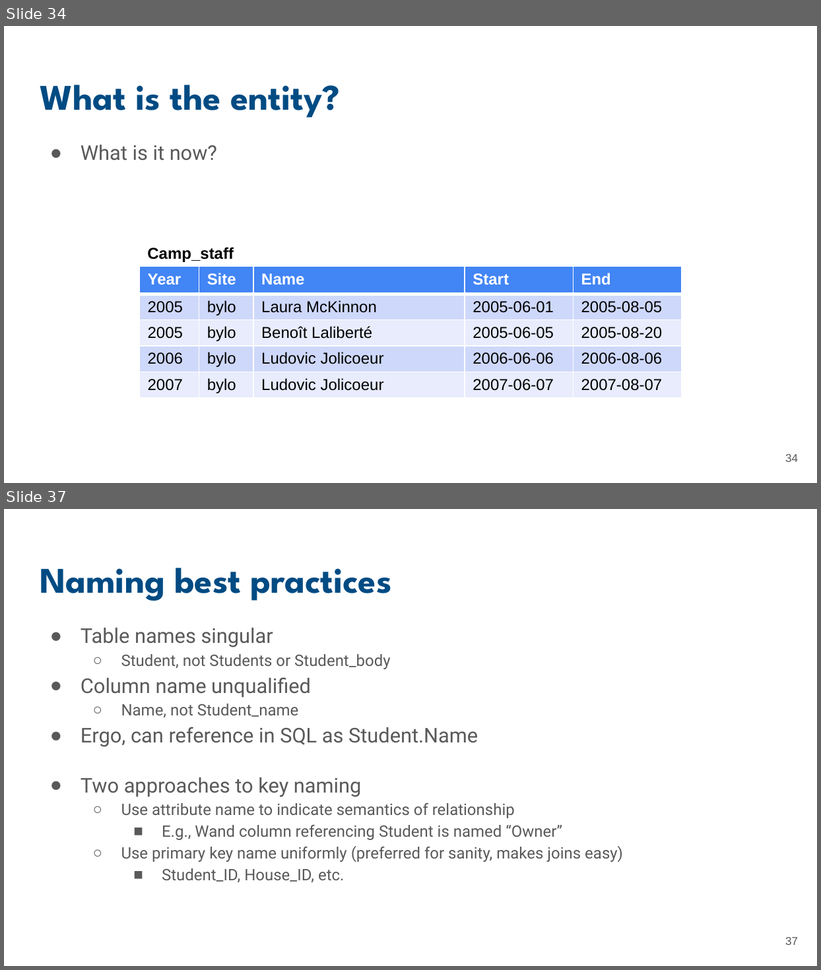
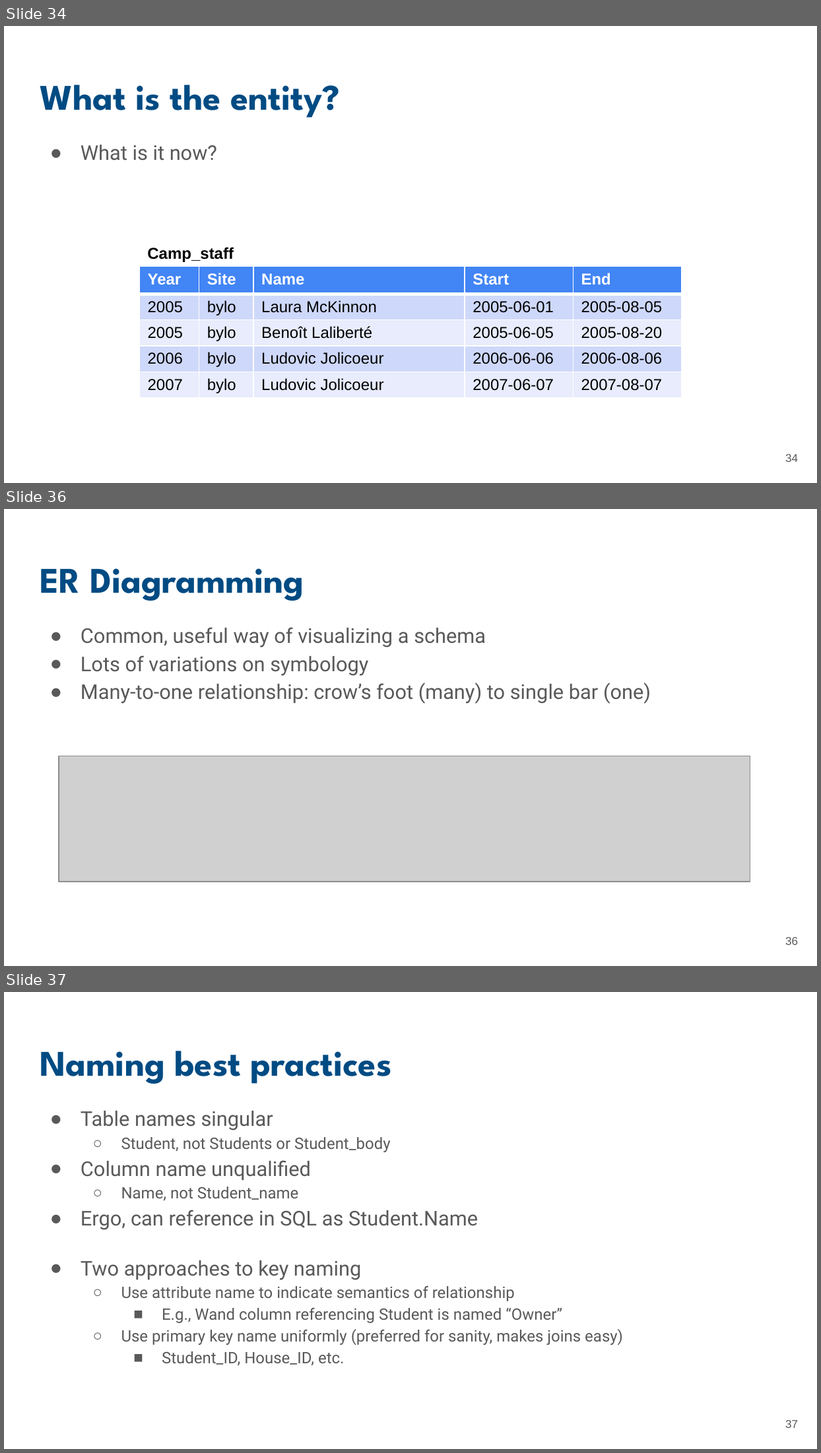
Before and after one commit to UCSB-Library-Research-Data-Services/bren-eds213, a slide deck: modules/week01/slides-01.pptx. Shown one above the other, each under a label of ours: slides 34 and 37 before the commit, slides 34, 36 and 37 after it; the slides between them are not shown. The pictures are 821x970 and 821x1453 pixels, drawn with LibreOffice and Linux fonts; fonts in the diff are those of the drawing; grey boxes stand for pictures. Boxes give left, top, right and bottom in pixels: in the first picture for what was removed or moved away, otherwise in the second. Text is boxed around its words. In the diff, an @@ line names an element or a change of style, - is before the commit and + after.

Commit message:
Update slides for day 2

```diff
--- a/modules/week01/slides-01.pptx
+++ b/modules/week01/slides-01.pptx
@@ slide 36 added at (x1=4, y1=509, x2=817, y2=966), background #FFFFFF @@
@@ title added at (x1=40, y1=568, x2=304, y2=601), 32 pt, text #004B83, bold @@
+ER Diagramming
@@ text added at (x1=81, y1=627, x2=651, y2=704), 18 pt, text #595959 @@
+● Common, useful way of visualizing a schema
+● Lots of variations on symbology
+● Many-to-one relationship: crow’s foot (many) to single bar (one)
@@ picture added at (x1=59, y1=757, x2=750, y2=882) @@
@@ page number added at (x1=785, y1=937, x2=798, y2=945), 10 pt, text #595959 @@
+36
```
Also in this commit, not shown: 2 slides changed, 1 slide removed.
